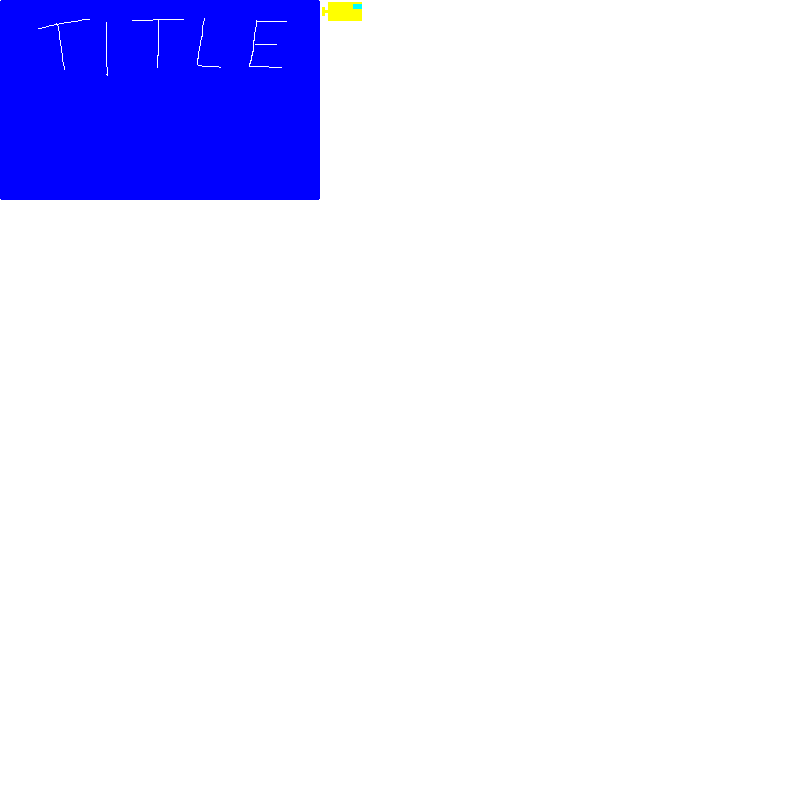
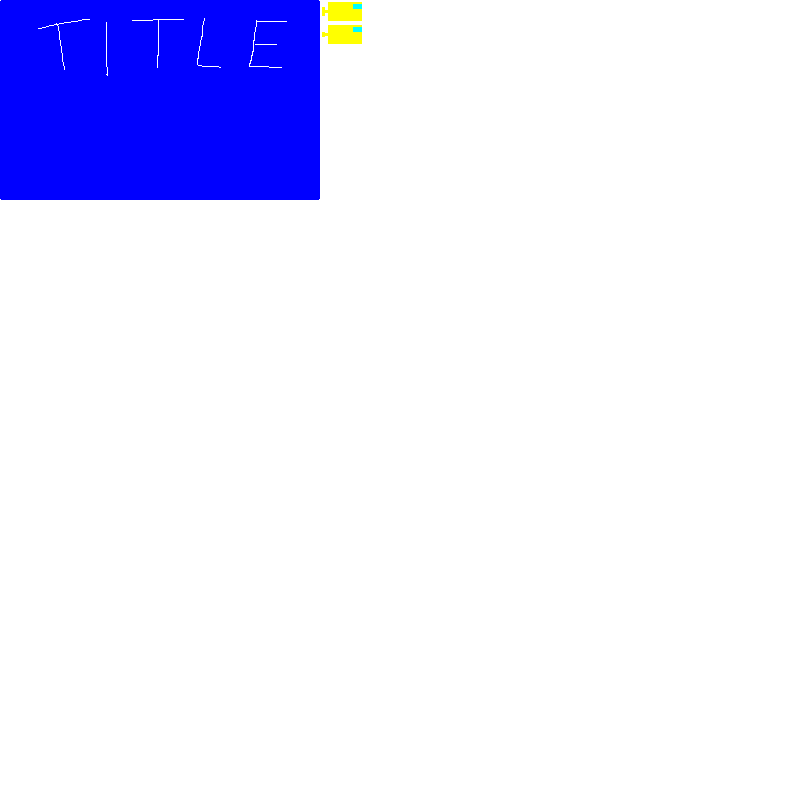
Layers edited between the first and the second 800 x 800 image:
painted on "art" over [322, 25, 362, 44]
